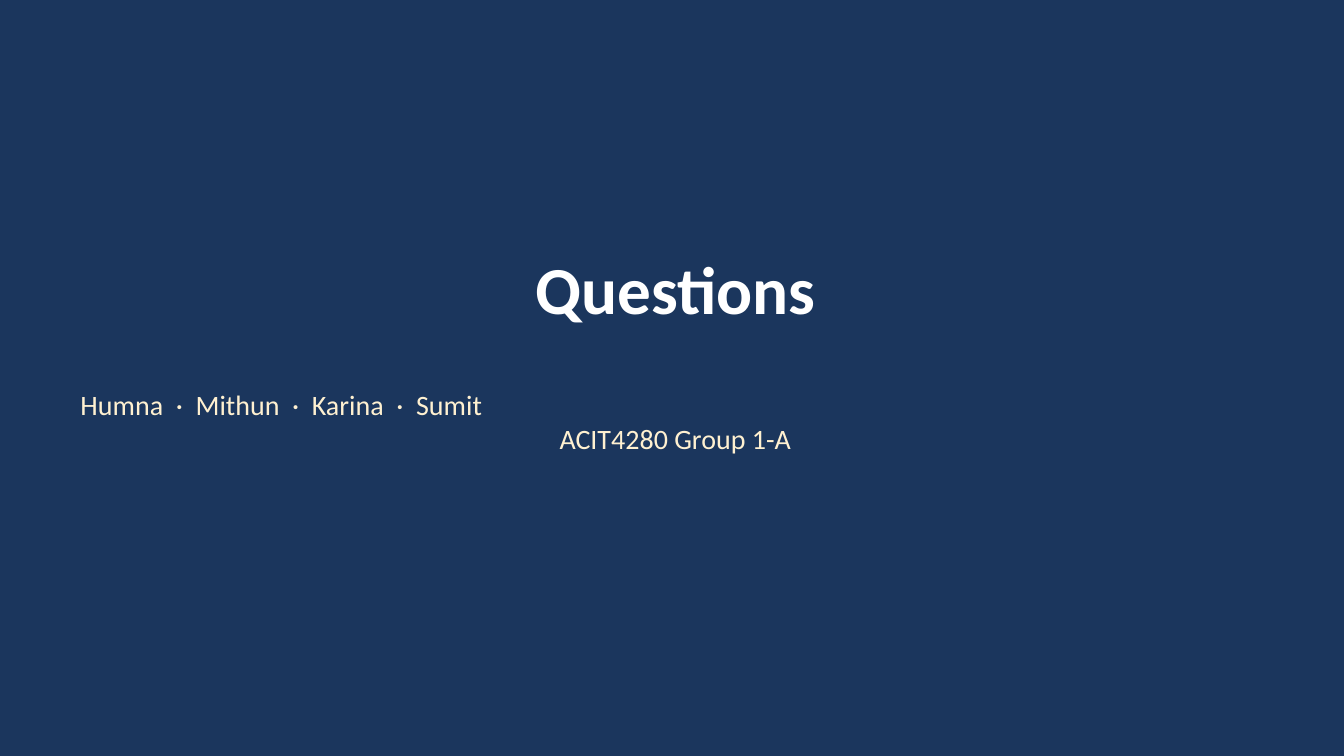
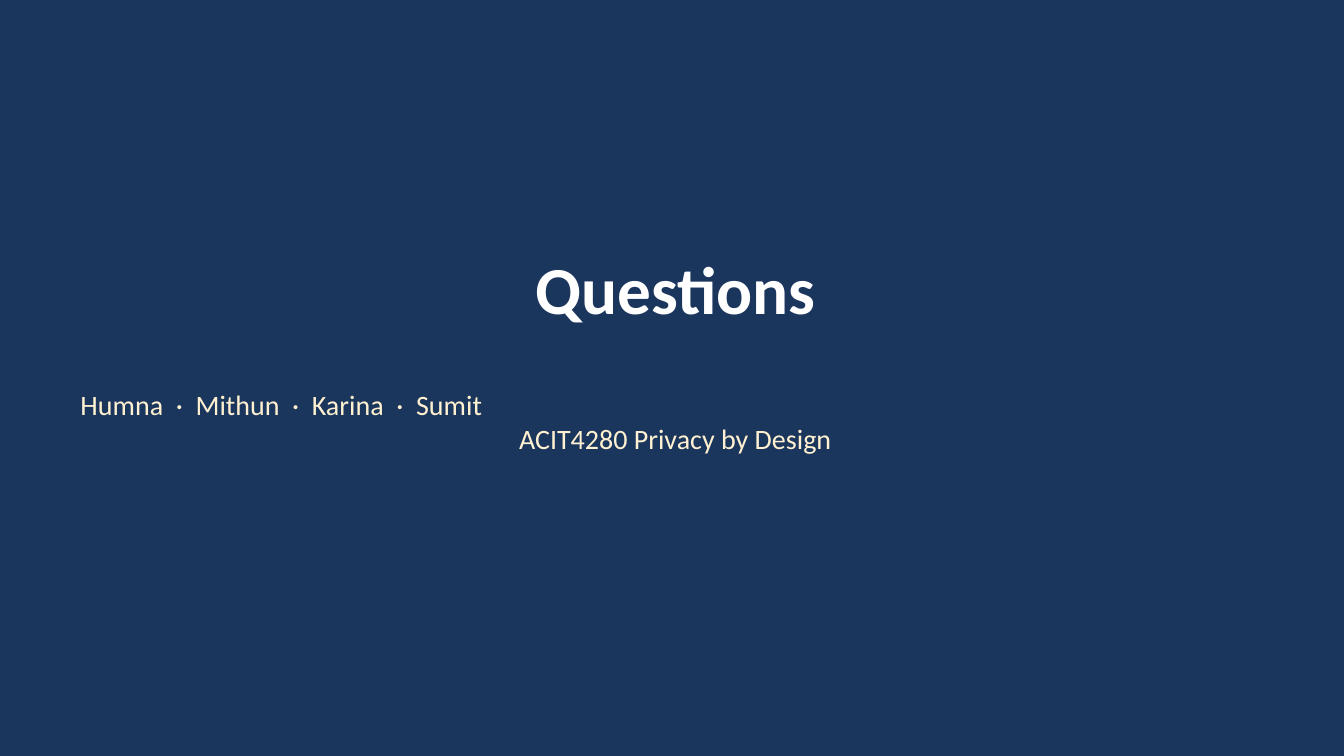
Before and after one commit to kasa031/Bacheloroppgave, a slide deck: slide 18 of ACIT4280_1A_presentation.pptx. Drawn at 1344x756 pixels with LibreOffice and Linux fonts; fonts in the diff are those of the drawing. Boxes give left, top, right and bottom in pixels: in the first picture for what was removed or moved away, otherwise in the second. Text is boxed around its words. In the diff, an @@ line names an element or a change of style, - is before the commit and + after.

```diff
--- a/ACIT4280_1A_presentation.pptx
+++ b/ACIT4280_1A_presentation.pptx
@@ text at (x1=80, y1=395, x2=831, y2=454): text changed @@
-Humna · Mithun · Karina · Sumit
-ACIT4280 Group 1-A
+Humna · Mithun · Karina · Sumit
+ACIT4280 Privacy by Design
```
Also in this commit, not shown: 17 other slides changed, 13 other files.
